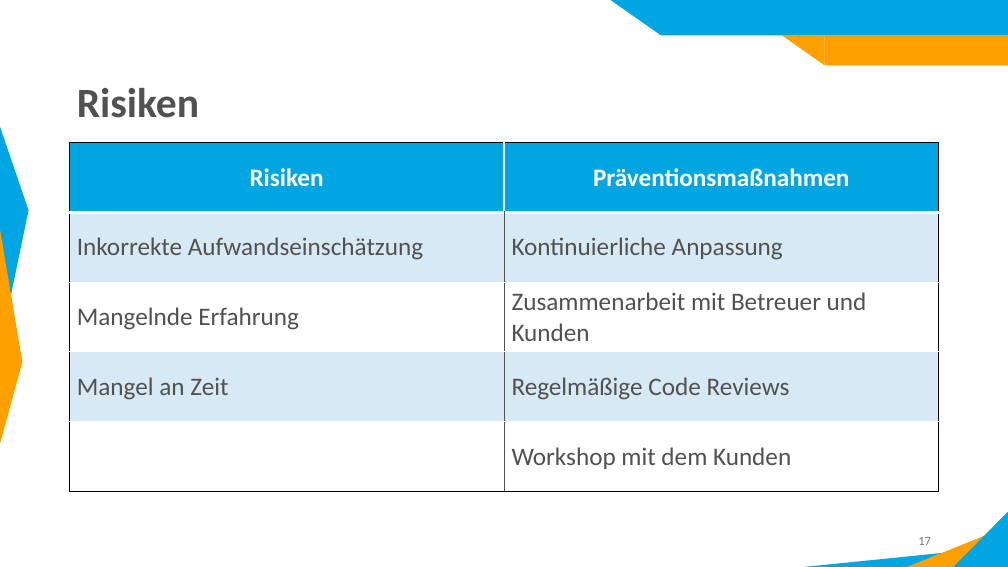
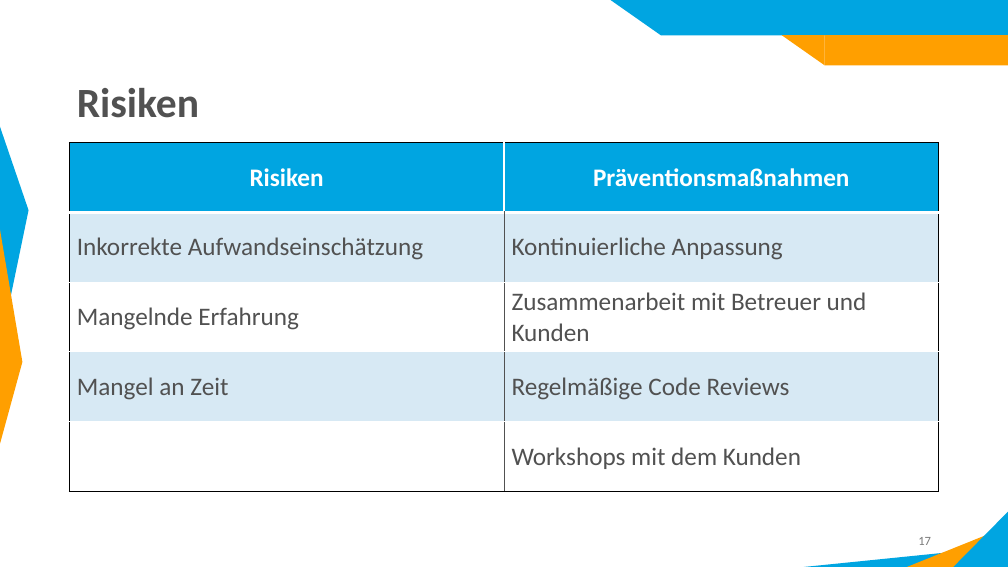
Before and after one commit to JasonDuffy/Sport-Challenge-Project, a slide deck: slide 17 of Dokumente/Sport Challenge Projekt Zwischenpräsentation Final V2.pptx. Drawn at 1008x567 pixels with LibreOffice and Linux fonts; fonts in the diff are those of the drawing. Boxes give left, top, right and bottom in pixels: in the first picture for what was removed or moved away, otherwise in the second. Text is boxed around its words. In the diff, an @@ line names an element or a change of style, - is before the commit and + after.

```diff
--- a/Dokumente/Sport Challenge Projekt Zwischenpräsentation Final V2.pptx
+++ b/Dokumente/Sport Challenge Projekt Zwischenpräsentation Final V2.pptx
@@ table at (70, 143, 939, 492) @@
-row 5, column 2: Workshop mit dem Kunden
+row 5, column 2: Workshops mit dem Kunden
```
Also in this commit, not shown: 1 other slide changed, 18 other files.
